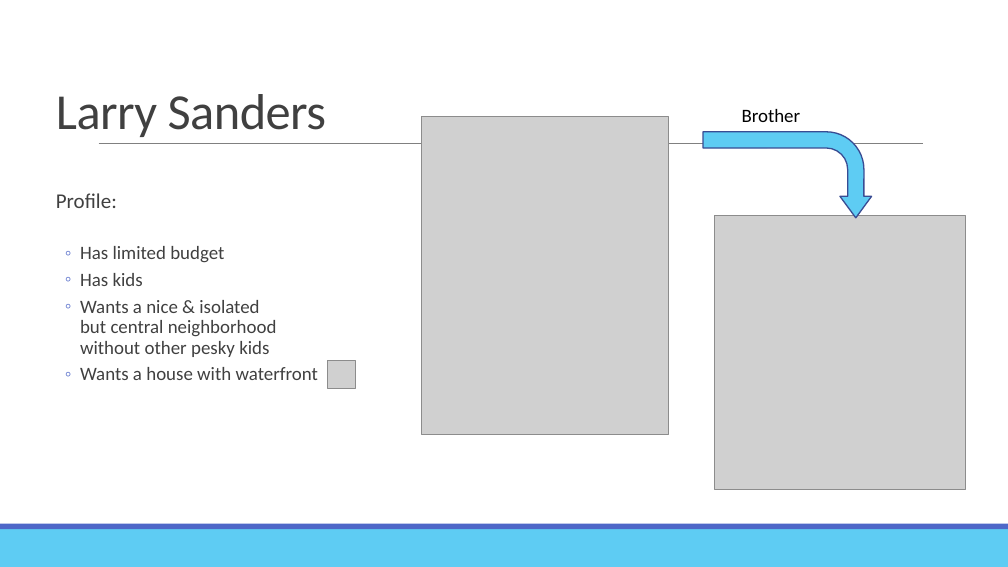
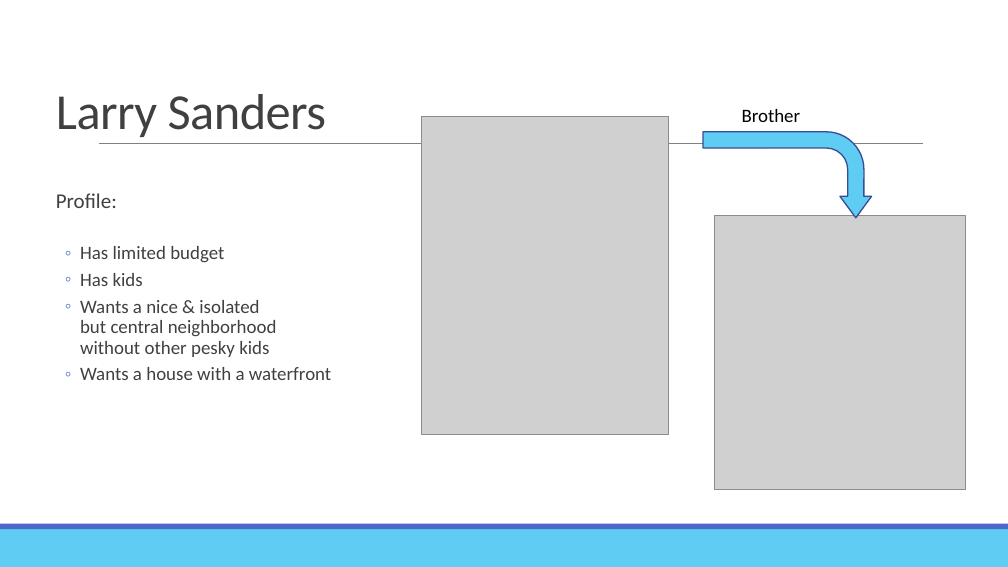
Before and after one commit to vlatko-v/ds-king_county_housing-EDA, a slide deck: slide 2 of presentation/King County Housing.pptx. Drawn at 1008x567 pixels with LibreOffice and Linux fonts; fonts in the diff are those of the drawing; grey boxes stand for pictures. Boxes give left, top, right and bottom in pixels: in the first picture for what was removed or moved away, otherwise in the second. Text is boxed around its words. In the diff, an @@ line names an element or a change of style, - is before the commit and + after.

```diff
--- a/presentation/King County Housing.pptx
+++ b/presentation/King County Housing.pptx
@@ text at (x1=80, y1=367, x2=331, y2=380): text changed @@
-  ◦ Wants a house with waterfront
+  ◦ Wants a house with a waterfront
@@ picture removed at (x1=327, y1=361, x2=355, y2=389) @@
```
Also in this commit, not shown: 5 other slides changed, 8 other files.
